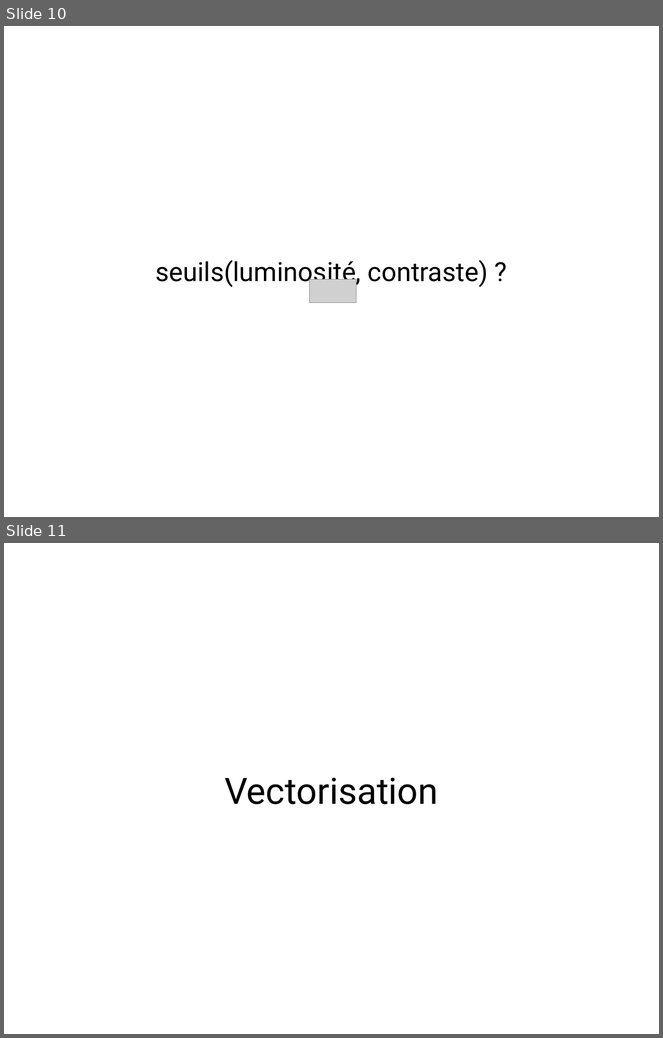
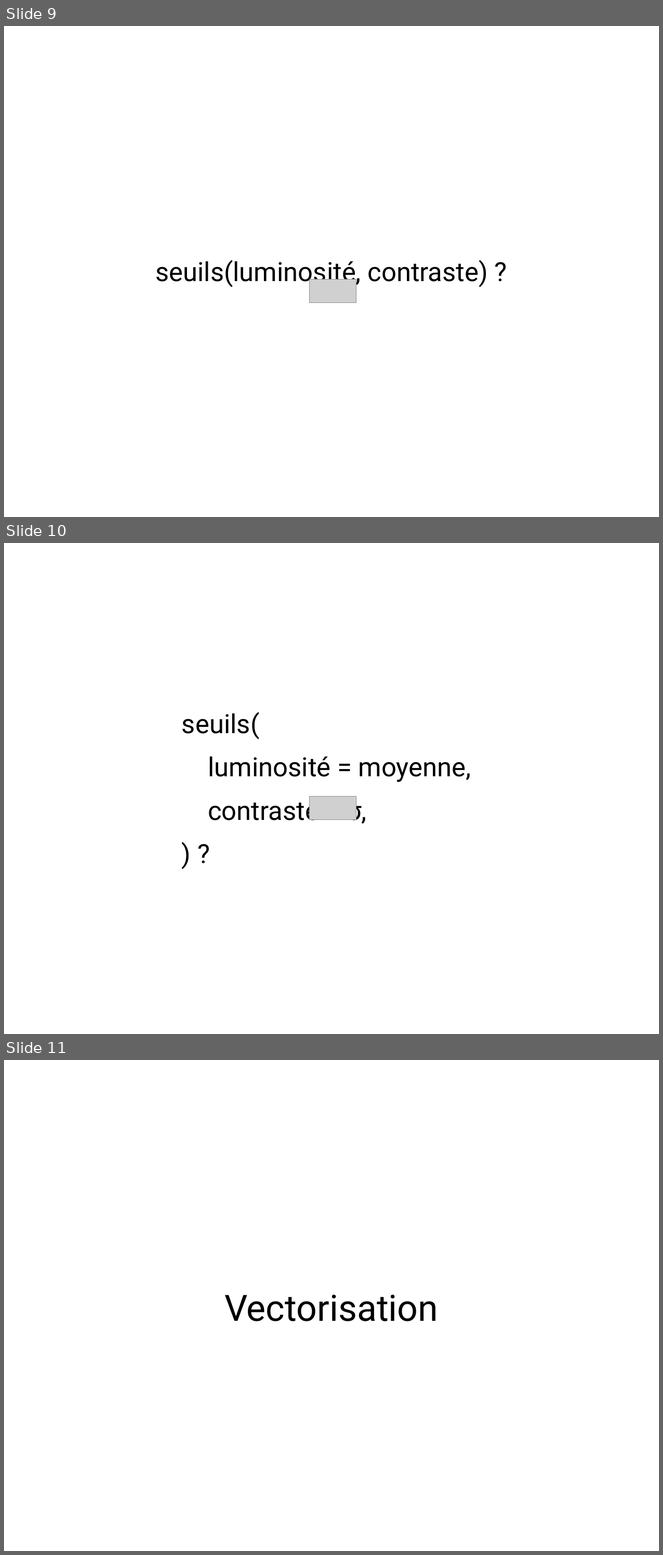
Before and after one commit to ewen-lbh/bone-fracture-detection, a slide deck: slides/mpsi/slides.odp. Shown one above the other, each under a label of ours: slides 10 and 11 before the commit, slides 9, 10 and 11 after it. The pictures are 663x1038 and 663x1555 pixels, drawn with LibreOffice and Linux fonts; fonts in the diff are those of the drawing; grey boxes stand for pictures. Boxes give left, top, right and bottom in pixels: in the first picture for what was removed or moved away, otherwise in the second. Text is boxed around its words. In the diff, an @@ line names an element or a change of style, - is before the commit and + after.

```diff
--- a/slides/mpsi/slides.odp
+++ b/slides/mpsi/slides.odp
@@ slide 10 added at (4,543,659,1034), background #FFFFFF @@
@@ text added at (182,712,471,824), 32 pt, text #000000 @@
+seuils(
+luminosité = moyenne,
+contraste = σ,
+) ?
@@ picture added at (310,796,357,820) @@
@@ what was slide 10 is now slide 9 @@
```
Also in this commit, not shown: 3 slides changed, 1 slide removed, 3 other files.
